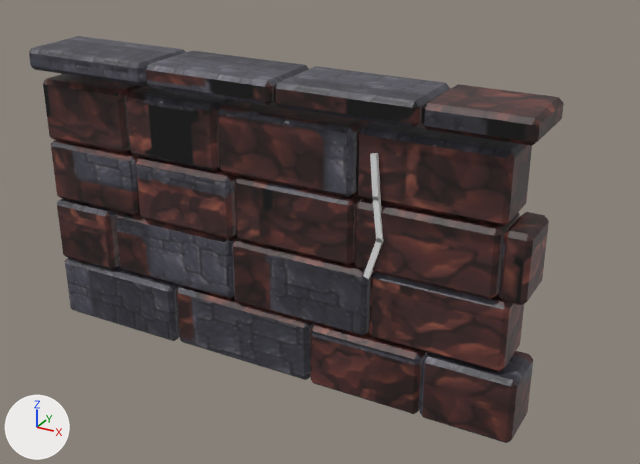
Before and after pictures for a commit that changed the FBX model art/models/mapkit/mapkit_face_magma.fbx.
One viewpoint serves both versions: a 50 mm lens placed at (9.75, -15.57, 9.82), pointed at (0.21, 1.77, 1.15). The axes (+X, +Y, +Z) are drawn at lower left. The lights are the same throughout. The picture after the commit comes second.

Names of what the first picture shows: 'Body', 'c_255_115_31'.
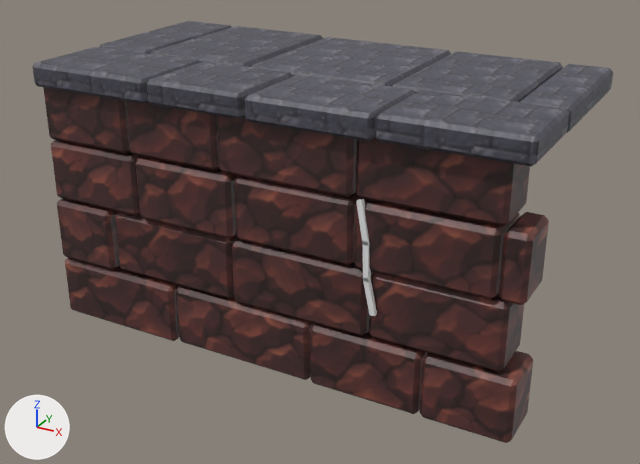
Patch to the scene script:
```diff
--- a/art/models/mapkit/mapkit_face_magma.fbx.py
+++ b/art/models/mapkit/mapkit_face_magma.fbx.py
@@ me_c_255_115_31 @@
 # used by ob_c_255_115_31; location = (0.0, 0.0, 0.0)
-me_c_255_115_31.from_pydata(...)  # 24 vertices, 18 faces; spans x 2.61..3.02, y -0.74..-0.64, z 1.59..4.29
-me_c_255_115_31.vertices[16].co = (2.61, -0.74, 1.63)  # pixel (363, 275)
-me_c_255_115_31.vertices[17].co = (2.9, -0.74, 2.56)  # pixel (377, 237)
-me_c_255_115_31.vertices[18].co = (2.61, -0.64, 1.63)
-me_c_255_115_31.vertices[19].co = (2.9, -0.64, 2.56)
-me_c_255_115_31.vertices[20].co = (2.73, -0.74, 1.59)  # pixel (368, 278)
-me_c_255_115_31.vertices[21].co = (3.02, -0.74, 2.52)  # pixel (382, 240)
-me_c_255_115_31.vertices[22].co = (2.73, -0.64, 1.59)  # pixel (370, 277)
-me_c_255_115_31.vertices[23].co = (3.02, -0.64, 2.52)
+me_c_255_115_31.from_pydata(...)  # 24 vertices, 18 faces; spans x 2.42..2.91, y -0.74..-0.64, z 0.74..3.28
+# me_c_255_115_31 part 1: the loose piece of 8 vertices spanning x 2.7..2.91, y -0.74..-0.64, z 3.34..4.29 is turned -5.3 degrees about the y axis through its middle and scaled by 1.01, then moved by (-0.24, 0.0, -1.01)
+# me_c_255_115_31 part 2: the loose piece of 8 vertices spanning x 2.77..3.02, y -0.74..-0.64, z 2.45..3.44 is turned 5.1 degrees about the y axis through its middle and scaled by 0.928, then moved by (-0.24, 0.0, -0.98)
+# me_c_255_115_31 part 3
+me_c_255_115_31.vertices[16].co = (2.78, -0.74, 0.74)  # pixel (369, 315)
+me_c_255_115_31.vertices[17].co = (2.6, -0.74, 1.58)  # pixel (362, 278)
+me_c_255_115_31.vertices[18].co = (2.78, -0.64, 0.74)
+me_c_255_115_31.vertices[19].co = (2.6, -0.64, 1.58)
+me_c_255_115_31.vertices[20].co = (2.91, -0.74, 0.77)  # pixel (375, 315)
+me_c_255_115_31.vertices[21].co = (2.72, -0.74, 1.61)  # pixel (368, 278)
+me_c_255_115_31.vertices[22].co = (2.91, -0.64, 0.77)  # pixel (377, 313)
+me_c_255_115_31.vertices[23].co = (2.72, -0.64, 1.61)  # pixel (370, 276)
@@ me_body @@
 # used by ob_body; location = (0.0, 0.0, 0.0)
-me_body.from_pydata(...)  # 504 vertices, 546 faces; spans x -5.98..5.98, y -1.0..0.75, z -1.48..5.5
+me_body.from_pydata(...)  # 624 vertices, 676 faces; spans x -5.98..5.98, y -0.93..5.18, z -1.48..5.16
+# me_body part 4: a new loose piece of 24 vertices spanning x -5.97..-4.38, y 1.33..5.18, z 4.61..5.16, in mat_mapkit_face_magma_baked (picture img_mapkit_face_magma_paint_png)
+# me_body part 5: a new loose piece of 24 vertices spanning x -4.33..-1.52, y 1.33..5.18, z 4.61..5.16, in mat_mapkit_face_magma_baked (picture img_mapkit_face_magma_paint_png)
+# me_body part 6: a new loose piece of 24 vertices spanning x -1.47..2.08, y 1.33..5.18, z 4.58..5.13, in mat_mapkit_face_magma_baked (picture img_mapkit_face_magma_paint_png)
+# me_body part 7: a new loose piece of 24 vertices spanning x 2.13..4.83, y 1.33..5.18, z 4.58..5.13, in mat_mapkit_face_magma_baked (picture img_mapkit_face_magma_paint_png)
+# me_body part 8: a new loose piece of 24 vertices spanning x 4.88..5.97, y 1.33..5.18, z 4.58..5.13, in mat_mapkit_face_magma_baked (picture img_mapkit_face_magma_paint_png)
+# me_body part 9
+# 96 vertices move from x -5.97..5.98, y -1.0..0.75, z 5.0..5.5 to x -5.98..5.97, y -0.93..1.27, z 4.58..5.15
+# me_body part 10: 546 kept faces spanning x -5.98..5.98, y -0.93..1.27, z -1.48..5.15 get new texture (UV) coordinates
 me_body.materials.append(mat_mapkit_face_magma_baked)
```

Pixel boxes [x1, y1, x2, y2] of what changed, in the pictures (640 x 464 px; the box of a moved part takes in the faces that stretch with it):
'Body', reshaped (8% wider)
    before: [29, 36, 564, 443]
    after: [33, 21, 613, 443]
part 1 of me_c_255_115_31, moved or reshaped
    before: [370, 153, 381, 201]
    after: [356, 199, 370, 245]
part 2 of me_c_255_115_31, moved or reshaped
    before: [373, 197, 383, 243]
    after: [362, 241, 371, 282]
part 3 of me_c_255_115_31, moved or reshaped
    before: [363, 238, 384, 279]
    after: [363, 278, 377, 316]
part 4 of me_body, added
    after: [99, 21, 232, 54]
part 5 of me_body, added
    after: [151, 26, 323, 67]
part 6 of me_body, added
    after: [250, 37, 451, 87]
part 7 of me_body, added
    after: [391, 51, 563, 102]
part 8 of me_body, added
    after: [520, 64, 613, 132]
part 9 of me_body, moved or reshaped
    before: [29, 36, 564, 146]
    after: [33, 47, 569, 167]
part 10 of me_body, surface changed
    before: [29, 36, 564, 443]
    after: [33, 47, 569, 443]
